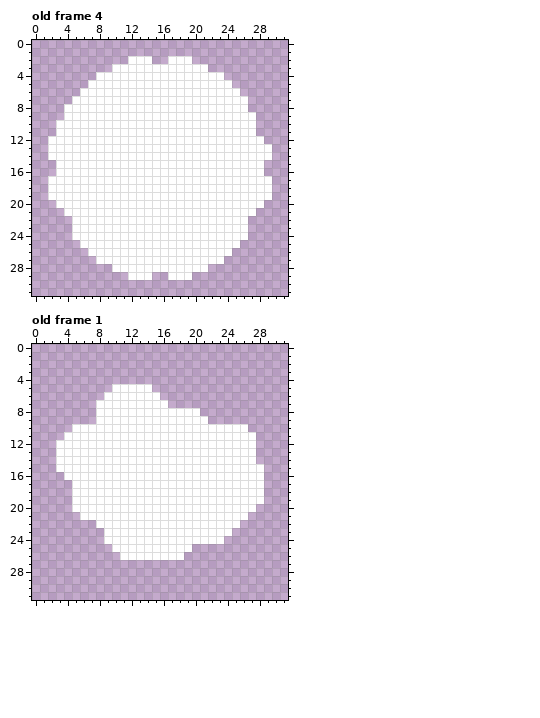
A pixel-art file gets an edit: SPRITES/ASEPRITE FILES/Relics.aseprite. Above, as it was before the edit.
32x32 pixels, 10 frames. Colours within 5 levels of each other are drawn and written as one. Shown: old frame 4, old frame 1. The commit also changed other frames, which this record leaves out.
After:
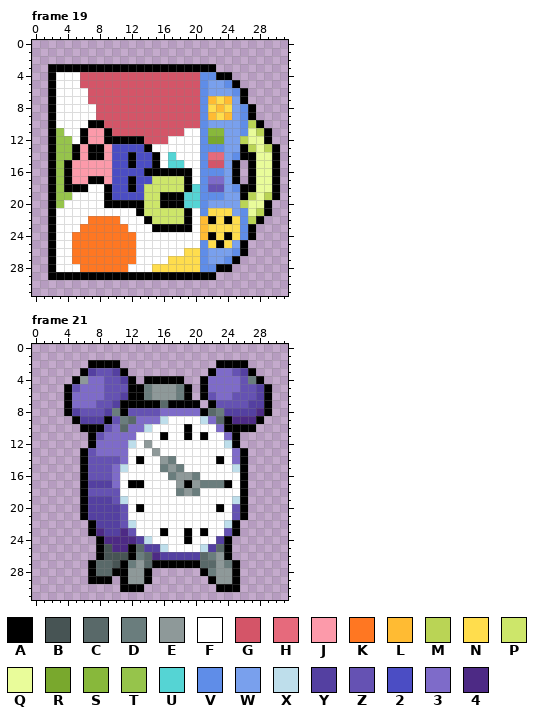
Palette (. is transparent): A #000000  B #475454  C #596969  D #6a7d7d  E #8e9999  F #ffffff  G #d45568  H #e66a7c  J #fc9aaa  K #ff7722  L #ffbb33  M #bad455  N #ffdd4d  P #cde66a  Q #e9fc9a  R #79a82d  S #88b83b  T #96c44b  U #55d4d4  V #5f8de8  W #79a0ed  X #bedeeb  Y #5440a1  Z #6552b3  2 #4b4dc4  3 #7e6bc9  4 #4d2a85
A new or re-ordered frame is compared with the old frame closest to it.
Edits made:
frames 10 -> 30
layer "FINAL/RELIC" added
layer "Layer 2" removed
layer "Layer 3" removed
Changed rows in their new state; - is an unchanged pixel.
Frame 19 is new; against old frame 4:
first column x 2:
 2 ----------...--...-----------
 3 AAAAAAAAAAAAAAAAAAAAA--------
 4 AFFFGGGGGGGGGGGGGGGVVAA------
 5 AFFFGGGGGGGGGGGGGGGVWWVA-----
 6 AFFF-GGGGGGGGGGGGGGVWWWVA----
 7 AFF--GGGGGGGGGGGGGGVLNLWA----
 8 AF----GGGGGGGGGGGGGVNLNWVA---
 9 AF----GGGGGGGGGGGGGVLNLWVA---
10 A----AAGGGGGGGGGGGGVWWWWVMA--
11 AT--AJJAGGGGGGGGG--VSSWWVQMA-
12 ATT-AJJAAAAAGGG----VRRWWMQQA-
13 ATTAJAAJ2222A------VVVWWAMQMA
14 ATTAJAAJ22A22A-U---VHHWVAAQQA
15 ATAJJJJJ22A22A-UU--VGGWA.AQQA
16 ATAJJJJJ2222AAAAAA-VVVWA.AQQA
17 ATAJJAAJ22A22PPPPA-V33WA.AQQA
18 ATAAA--A22A2PPPPPAUVZZWVAAQQA
19 ATT----A2222PPAAAUUVVVWWAMQMA
20 AT-----AAAAAPPAAAUUVWWWWMQQA-
21 AF---------APPPPPA-VNNNWVQMA-
22 AFF--KKKK---APPPPA-LANANVMA--
23 AFF-KKKKKK---AAAAA-LNNNNVA---
24 AFFKKKKKKKK--------LANANVA---
25 AFFKKKKKKKK--------VNANWA----
26 AFFKKKKKKKK------NNVWWWVA----
27 AFFKKKKKKKK----NNNNVWWVA-----
28 AFFFKKKKKK---NNNNNNVVAA------
29 AAAAAAAAAAAAAAAAAAAAA--------
Frame 21 is new; against old frame 1:
first column x 3:
 2 ----AAAA------------AAAA---
 3 ---AYZZYA----------A33ZYA--
 4 --AE33ZZYA-AAAAA--A3333ZDA-
 5 -AZ333ZZZAADEEEDA-A3333ZZYA
 6 -A3333ZZYAADEEEDA-AZ33ZZZYA
 7 -A333ZZYAAAAACAAAA-AZZZZYYA
 8 -AYZZZYDAZZZZ33333ACDYYYY4A
 9 --AYYYAZDC333X----X3CA444A-
10 --.AAAZ3C33X----A---3AAAA--
11 -...AZ3333---A--A-A--3A..--
12 ....A3333X-E---------XA..--
13 ...AZ3333---E---------3A.--
14 ...AZZZZ3-A--ED-----A-3A.--
15 ...AZZZ3X----DED------XA..-
16 -..AZZZ3------DEED-----A..-
17 --.AYYY3-AA----EAEDDDA-A..-
18 --.AZZZZ-------DED-----A..-
19 --.AYYYZX-------------XA..-
20 --.AYYYYZ-A---------A-ZA.--
21 ---AYYYYZ-------------ZA---
22 ----AYYYZX-----------XA----
23 ----A4YY4Z---A--A-A--ZA----
24 -----A4444YX----A---YA-----
25 -----AB44ACYYX---FXYCA-----
26 -----ABBBADC4YYYYYCDEA-----
27 ----ACCBADECAAAAAACCEDA----
28 ----ACCAAEEA------ADEEA----
29 ----AAA-AEEA-------AEEA----
30 --------AAA---------AAA----
